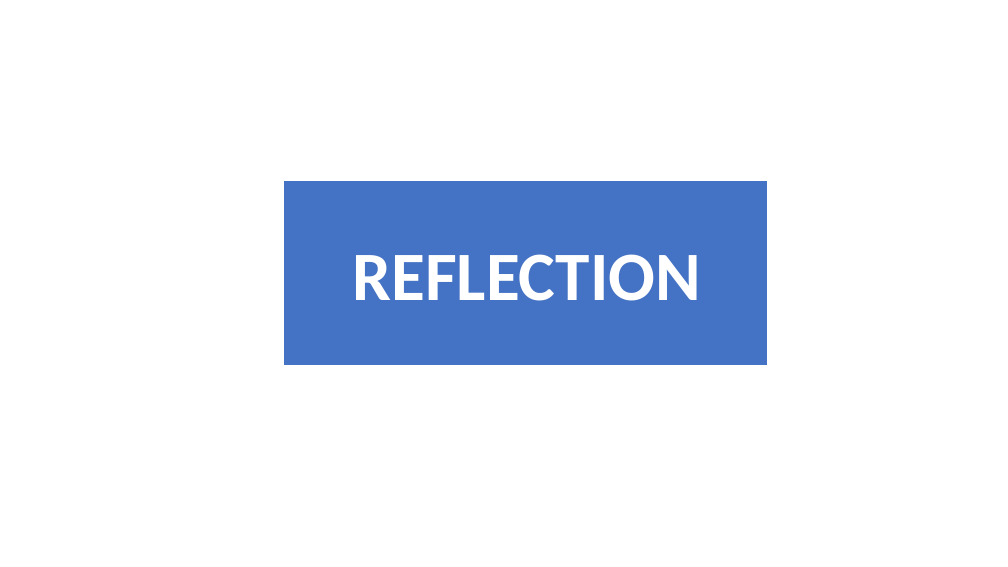
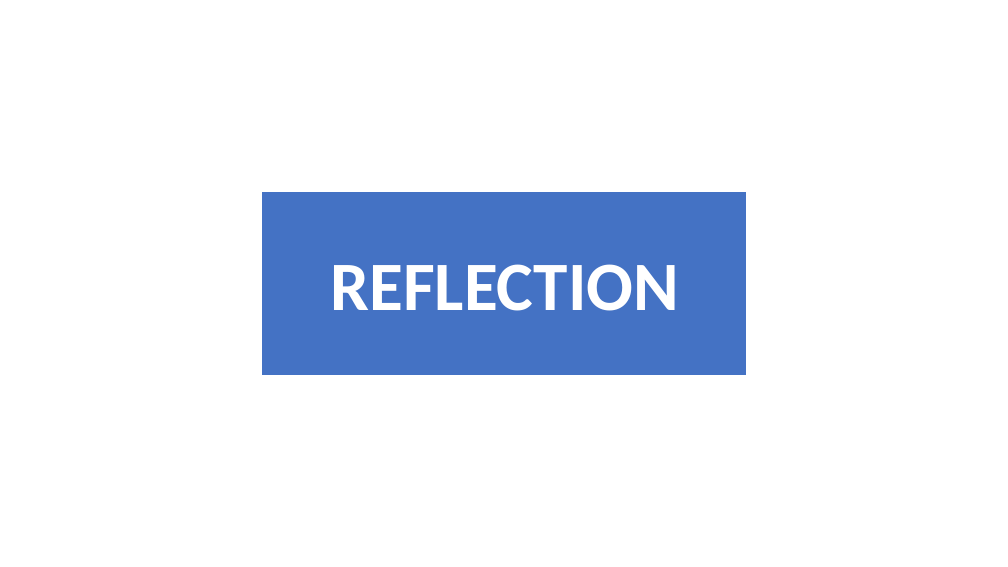
Before and after one commit to quanguefa23/Seminar-Java-Reflection, a slide deck: slide 1 of slide.pptx. Drawn at 1008x567 pixels with LibreOffice and Linux fonts; fonts in the diff are those of the drawing. Boxes give left, top, right and bottom in pixels: in the first picture for what was removed or moved away, otherwise in the second. Text is boxed around its words. In the diff, an @@ line names an element or a change of style, - is before the commit and + after.

```diff
--- a/slide.pptx
+++ b/slide.pptx
@@ rectangle: place and size @@
-rectangle at (285, 182, 768, 365)
+rectangle at (263, 192, 746, 375)
@@ text "REFLECTION": place and size @@
-text "REFLECTION" at (352, 254, 701, 301)
+text "REFLECTION" at (330, 264, 679, 311)
```
Also in this commit, not shown: 10 other slides changed, 3 slides added, 1 other file.
